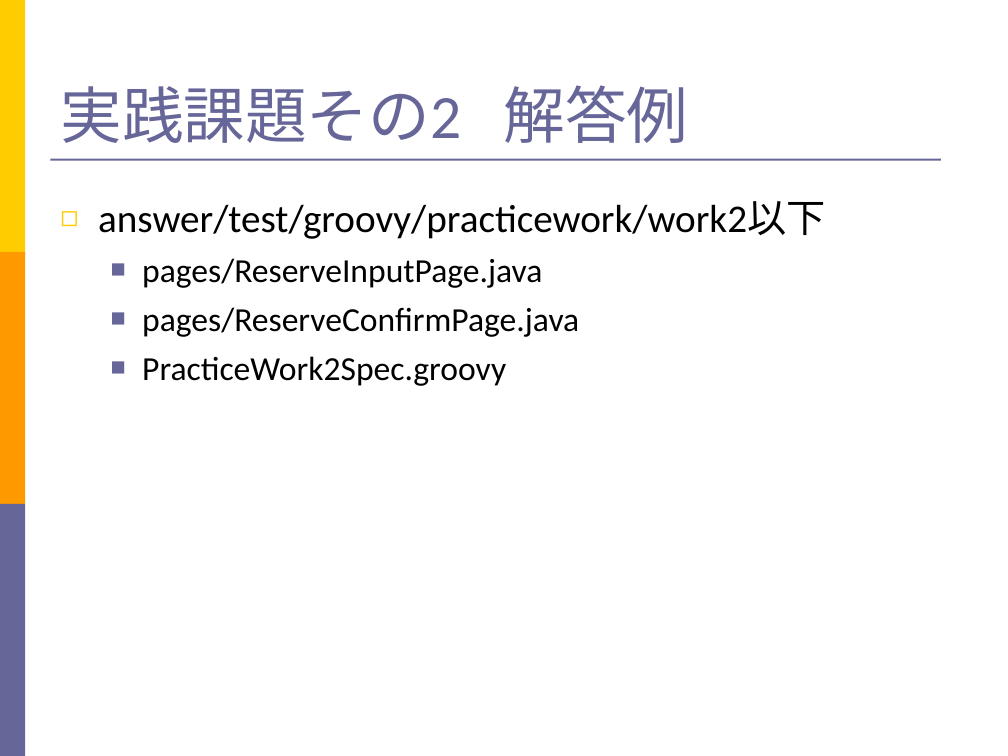
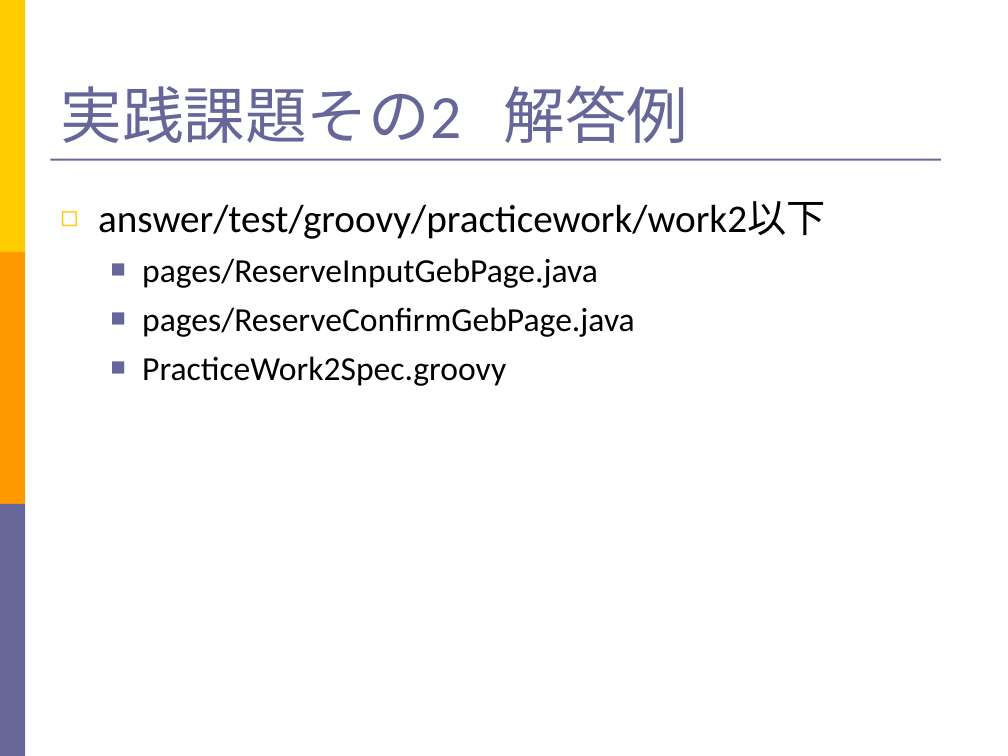
Before and after one commit to takuY-U2/STARHotel, a slide deck: slide 46 of docs/SlideGeb.ppt. Drawn at 1008x756 pixels with LibreOffice and Linux fonts; fonts in the diff are those of the drawing. Boxes give left, top, right and bottom in pixels: in the first picture for what was removed or moved away, otherwise in the second. Text is boxed around its words. In the diff, an @@ line names an element or a change of style, - is before the commit and + after.

```diff
--- a/docs/SlideGeb.ppt
+++ b/docs/SlideGeb.ppt
@@ text at (142,258,635,337): text changed @@
-  ■ pages/ReserveInputPage.java
-  ■ pages/ReserveConfirmPage.java
+  ■ pages/ReserveInputGebPage.java
+  ■ pages/ReserveConfirmGebPage.java
```
Also in this commit, not shown: 6 other slides changed, 22 other files.
